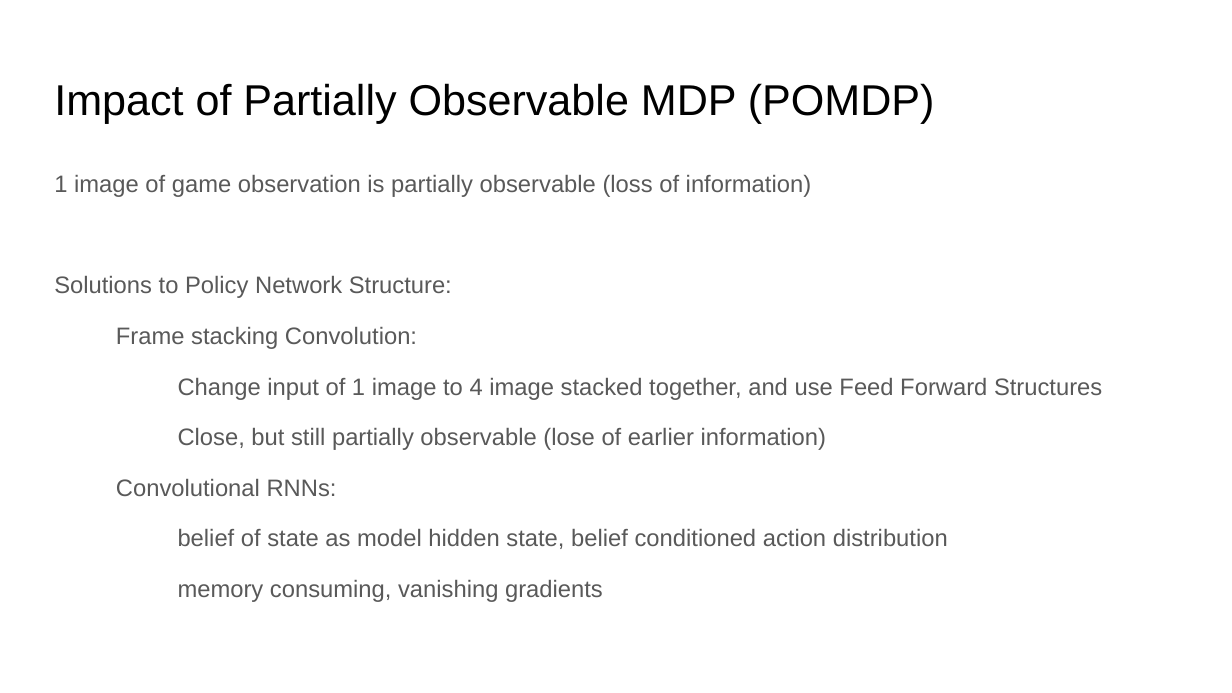
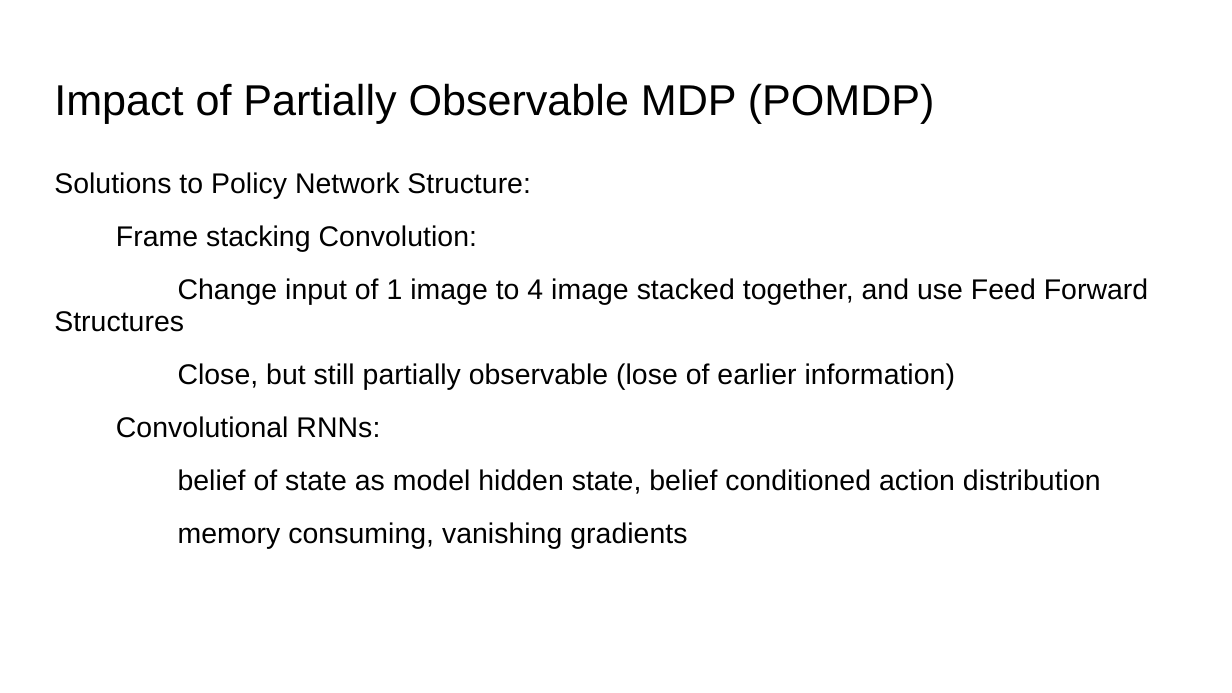
Before and after one commit to Stevenhunter167/Towards-Interpretable-Reinforcement-Learning-Using-Attention-Augmented-Agents-Replication, a slide deck: slide 8 of Presentation.pptx. Drawn at 1232x693 pixels with LibreOffice and Linux fonts; fonts in the diff are those of the drawing. Boxes give left, top, right and bottom in pixels: in the first picture for what was removed or moved away, otherwise in the second. Text is boxed around its words. In the diff, an @@ line names an element or a change of style, - is before the commit and + after.

```diff
--- a/Presentation.pptx
+++ b/Presentation.pptx
@@ text "Solutions to Policy Network Structure:" at [54, 172, 1149, 549]: size 13.9 to 16.6 pt, text colour #595959 to #000000; line spacing 1.05 to 0.95 @@
@@ text at [54, 175, 811, 197]: paragraph removed @@
-1 image of game observation is partially observable (loss of information)
```
Also in this commit, not shown: 7 other slides changed, 1 slide added, 1 slide removed, 1 other file.
